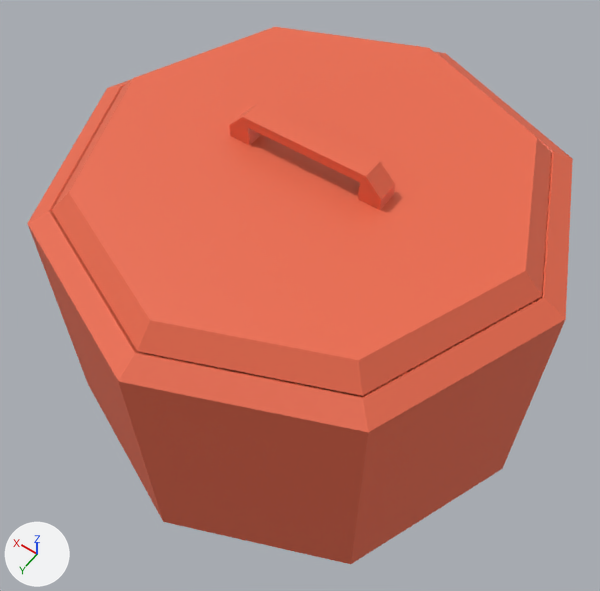
One commit to the Blender file Assets/Models/sugarjar/sugarjar.blend: the scene before it, then after it.
Camera for both pictures: a camera (50 mm lens) standing at (-0.276, 0.399, 0.74) and looking at (-0.005, 0.019, 0.142). The lights are fixed; the arrows at lower left show +X, +Y and +Z.

The scene before the commit, as lines of its bpy script (objects in view):
```python
me_circle = bpy.data.meshes.new('Circle')
me_circle.from_pydata(...)  # 58 vertices, 56 faces; spans x -0.225..0.225, y -0.225..0.225, z 0.0..0.269
me_circle.materials.append(mat_sugarjar)  # picture img_sugarjar
me_circle_001 = bpy.data.meshes.new('Circle.001')
me_circle_001.from_pydata(...)  # 54 vertices, 51 faces; spans x -0.204..0.204, y -0.204..0.204, z 0.259..0.313
me_circle_001.materials.append(mat_sugarjar)  # picture img_sugarjar
ob_lid = bpy.data.objects.new('Lid', me_circle_001)
ob_lid.location = (0.0, 0.0, 0.0)
ob_sugar_jar = bpy.data.objects.new('Sugar Jar', me_circle)
ob_sugar_jar.location = (0.0, 0.0, 0.0)
```
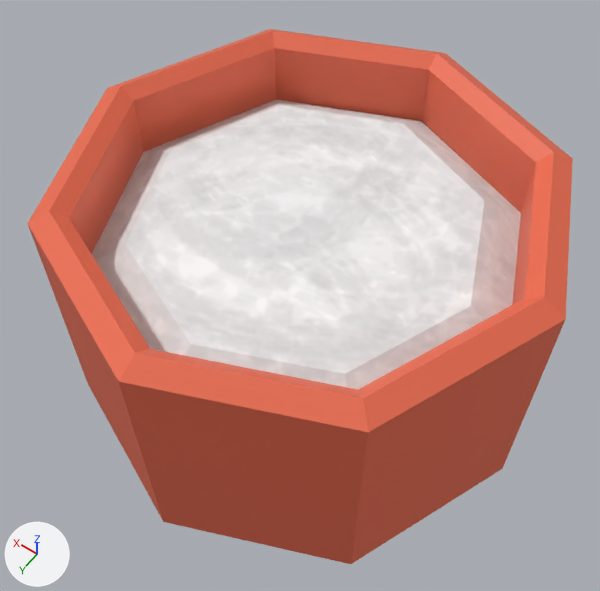
Pixel boxes (x1, y1, x2, y2) of what changed, in the pictures (600 x 591 px):
'Lid', hidden (red): before (52, 27, 551, 396)
'Sugar Jar', unchanged, uncovered by the edit: before (27, 52, 573, 564); after (27, 29, 573, 564)

Patch to the scene script:
```diff
--- a/Assets/Models/sugarjar/sugarjar.blend.py
+++ b/Assets/Models/sugarjar/sugarjar.blend.py
@@ ob_lid @@
 ob_lid.location = (0.0, 0.0, 0.0)
+ob_lid.hide_set(True)
```
